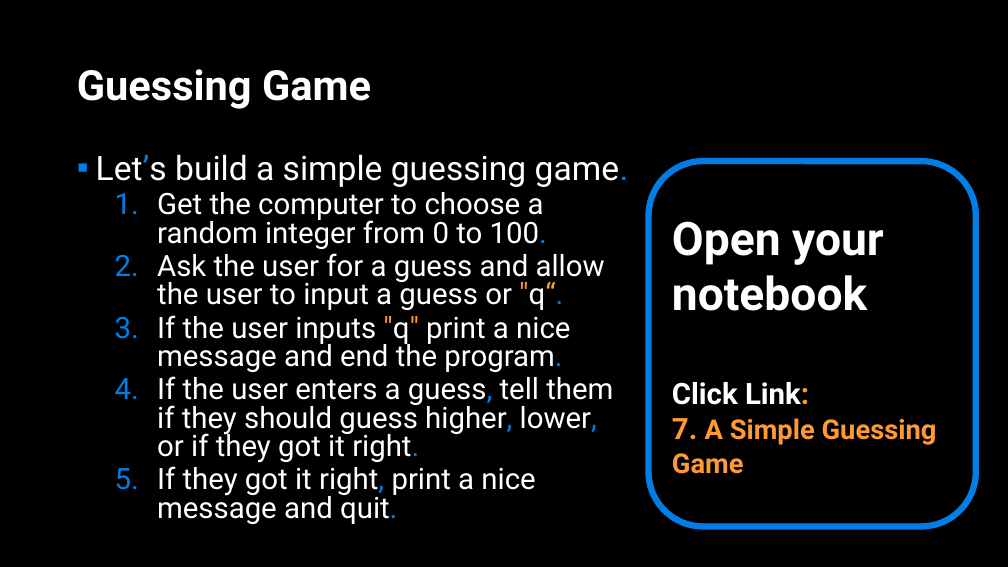
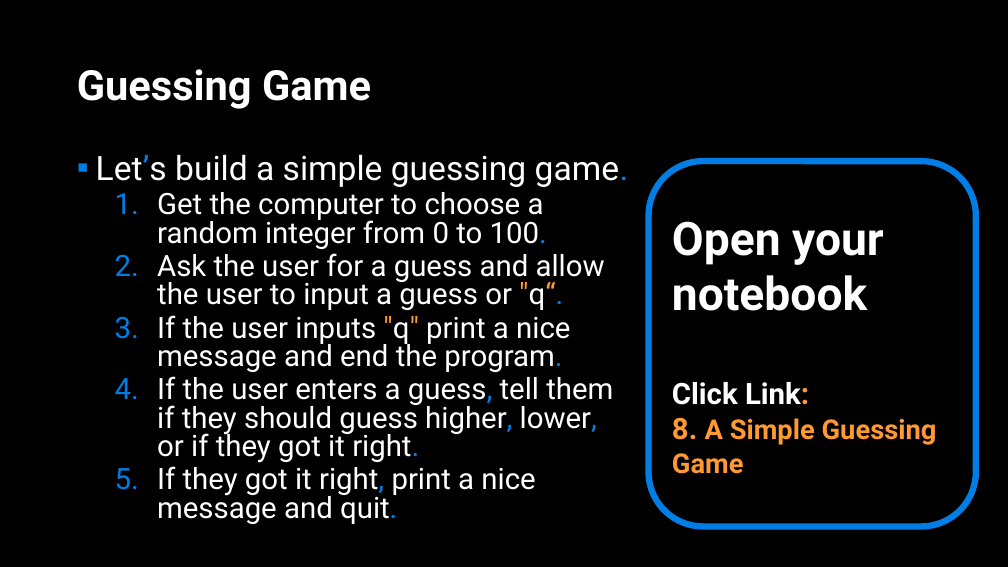
Before and after one commit to APS106/APS106-winter-2022-material, a slide deck: slide 24 of lectures/week4/lecture1/slides/week4_lecture1.pptx (slide 21 before the commit). Drawn at 1008x567 pixels with LibreOffice and Linux fonts; fonts in the diff are those of the drawing; background and template pictures are left out. Boxes give left, top, right and bottom in pixels: in the first picture for what was removed or moved away, otherwise in the second. Text is boxed around its words. In the diff, an @@ line names an element or a change of style, - is before the commit and + after.

```diff
--- a/lectures/week4/lecture1/slides/week4_lecture1.pptx
+++ b/lectures/week4/lecture1/slides/week4_lecture1.pptx
@@ text in rounded rectangle at <box>672,417,937,474</box>: text changed @@
-7. A Simple Guessing Game
+8. A Simple Guessing Game
```
Also in this commit, not shown: 3 slides added, 5 other files.
